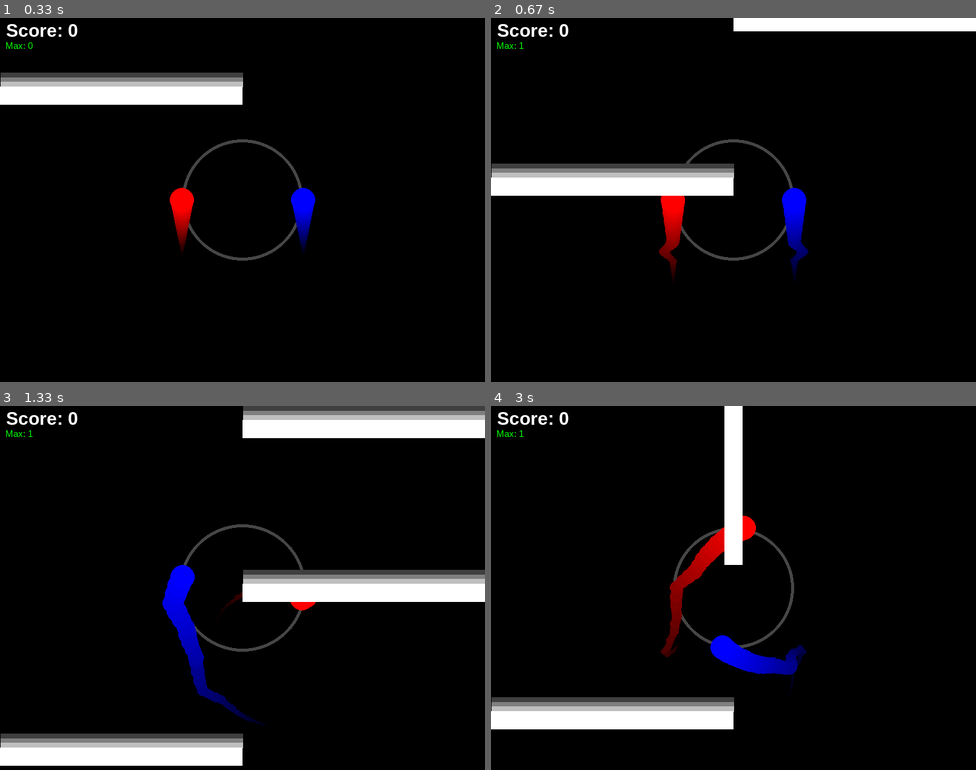
Above: before the commit, frames 1-4 (two rows, left to right).
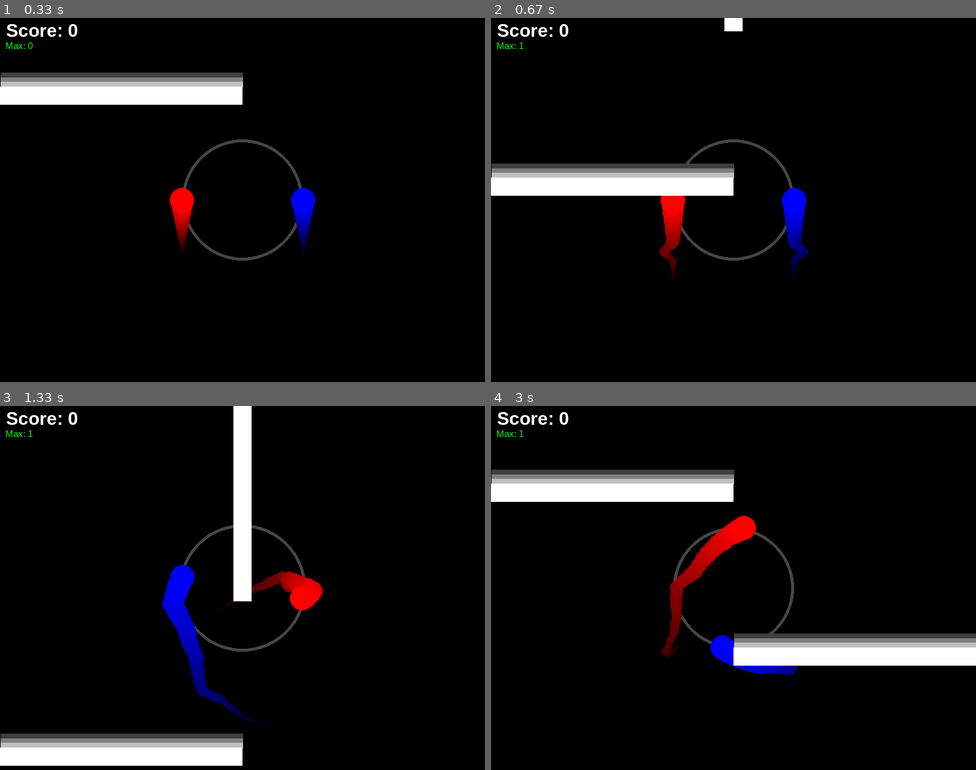
Above: after the commit, the same moments.

Repository: ycarowwww/atividades_backend_ifrn
Game: pygame game, started from 1Ano/JogoFimDeAno/duet.py
Same seed, same stepped clock (60 frames per second), same inputs: the game is played once before the commit and once after it.
Inputs:
- Up to frame 1 (0.33 s): no input
- Up to frame 2 (0.67 s): tap Space at 0.33 s
- Up to frame 3 (1.33 s): hold D 0.67-1.13 s; tap Space at 0.73, 1.03, 1.23 s; tap Shift at 0.82 s; hold D from 1.17 s (still down)
- Up to frame 4 (3 s): tap Space at 1.53, 1.73, 2.03, 2.3, 2.6, 2.73 s; release D at 1.63 s; hold A 1.67-2.2 s; hold A 2.23-2.63 s; tap Shift at 2.38 s; hold D from 2.67 s (still down)

Frame 1 is identical in both runs. In frame 2, 1.8% of the frame differs, in the area x 48-100%, y 0-4%; in frame 3, 10%; in frame 4, 15%, in the area x 0-100%, y 0-89%.

Commit message:
Obstáculo para o centro adicionado
Obstáculo para o player ficar no Centro foi adicionado e a distância inicial do obstáculo que força o player a se afastar do centro foi aumentada

Diff:
--- a/1Ano/JogoFimDeAno/duet.py
+++ b/1Ano/JogoFimDeAno/duet.py
@@ -136,7 +136,7 @@
         obstacles_list.pop(0)
 
     if len([rect for rect in obstacles_list if rect.position[1] >= 240]) - len(obstacles_list) >= 0:
-        rnd_num: int = randint(1, 4)
+        rnd_num: int = randint(1, 5)
 
         match rnd_num:
             case 1:
@@ -147,7 +147,10 @@
                 obstacles_list.append(Obstacle([SCREEN_CENTER[0], -SCREEN_CENTER[0]], COLORS["WHITE"], [OBSTACLE_SIZE, SCREEN_SIZE[0]//2]))
                 obstacles_list[-1].hitbox_rect.centerx = SCREEN_CENTER[0]
             case 4:
-                obstacles_list.append(Obstacle([SCREEN_CENTER[0] - SCREEN_SIZE[0]//8, -OBSTACLE_SIZE - 50], COLORS["WHITE"], [SCREEN_SIZE[0]//4, OBSTACLE_SIZE]))
+                obstacles_list.append(Obstacle([SCREEN_CENTER[0] - SCREEN_SIZE[0]//8, -OBSTACLE_SIZE - 150], COLORS["WHITE"], [SCREEN_SIZE[0]//4, OBSTACLE_SIZE]))
+            case 5:
+                obstacles_list.append(Obstacle([0, -OBSTACLE_SIZE], COLORS["WHITE"], [SCREEN_SIZE[0]//2 - 100, OBSTACLE_SIZE]))
+                obstacles_list.append(Obstacle([SCREEN_CENTER[0] + 100, -OBSTACLE_SIZE], COLORS["WHITE"], [SCREEN_SIZE[0]//2 - 100, OBSTACLE_SIZE]))
 
         punctuation += 1
         max_score = max(max_score, punctuation)
